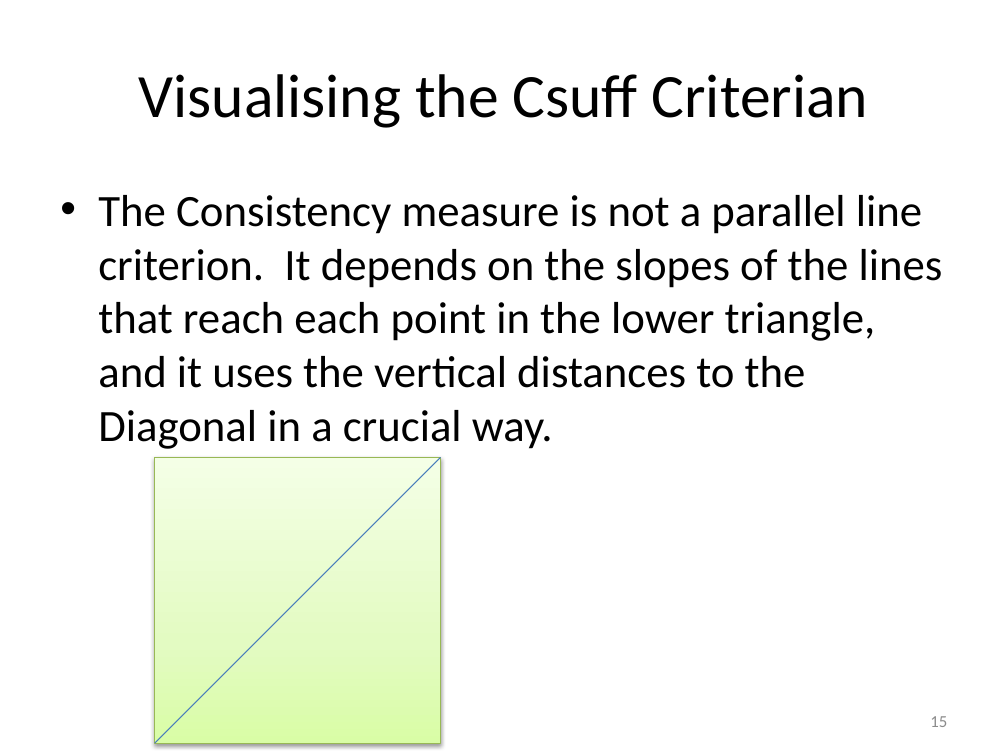
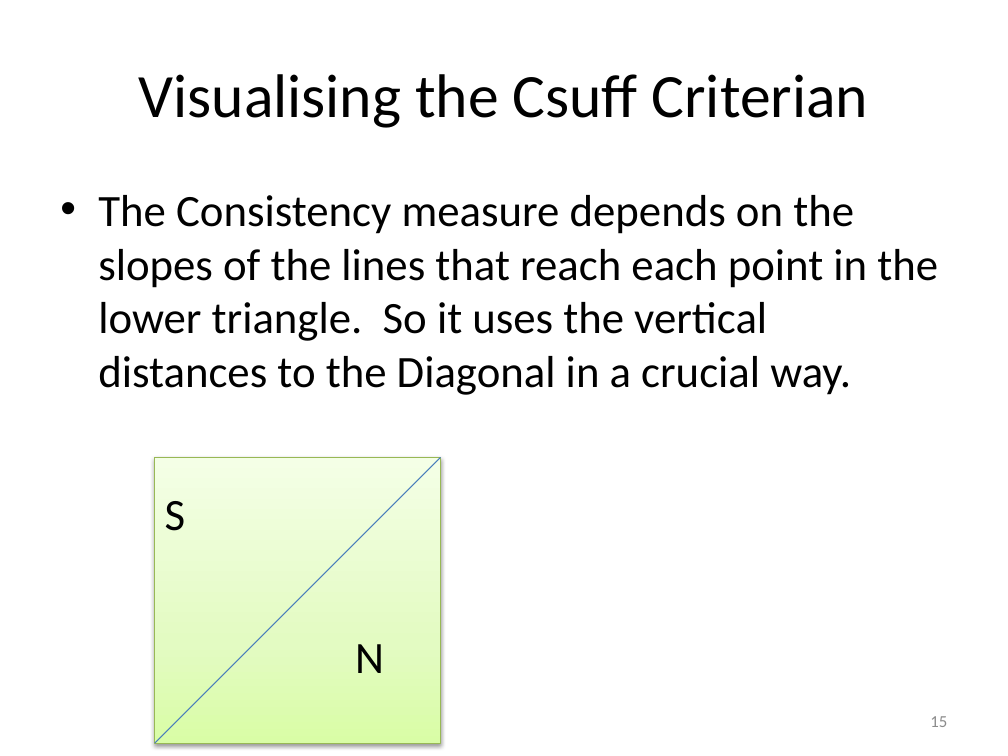
Before and after one commit to WendyOlsen/fsgof, a slide deck: slide 15 of FuzzyQCAConsistencyWithGoodnessofFitTestsOlsen2016.pptx. Drawn at 1008x756 pixels with LibreOffice and Linux fonts; fonts in the diff are those of the drawing. Boxes give left, top, right and bottom in pixels: in the first picture for what was removed or moved away, otherwise in the second. Text is boxed around its words. In the diff, an @@ line names an element or a change of style, - is before the commit and + after.

```diff
--- a/FuzzyQCAConsistencyWithGoodnessofFitTestsOlsen2016.pptx
+++ b/FuzzyQCAConsistencyWithGoodnessofFitTestsOlsen2016.pptx
@@ text at [98,195,938,395]: text changed @@
-• The Consistency measure is not a parallel line criterion. It depends on the slopes of the lines that reach each point in the lower triangle, and it uses the vertical distances to the Diagonal in a crucial way.
+• The Consistency measure depends on the slopes of the lines that reach each point in the lower triangle. So it uses the vertical distances to the Diagonal in a crucial way.
@@ text added at [165,501,186,531], 32 pt, text #000000 @@
+S
@@ text added at [355,644,384,673], 32 pt, text #000000 @@
+N
```
Also in this commit, not shown: 28 other slides changed, 12 slides added, 13 slides removed.
